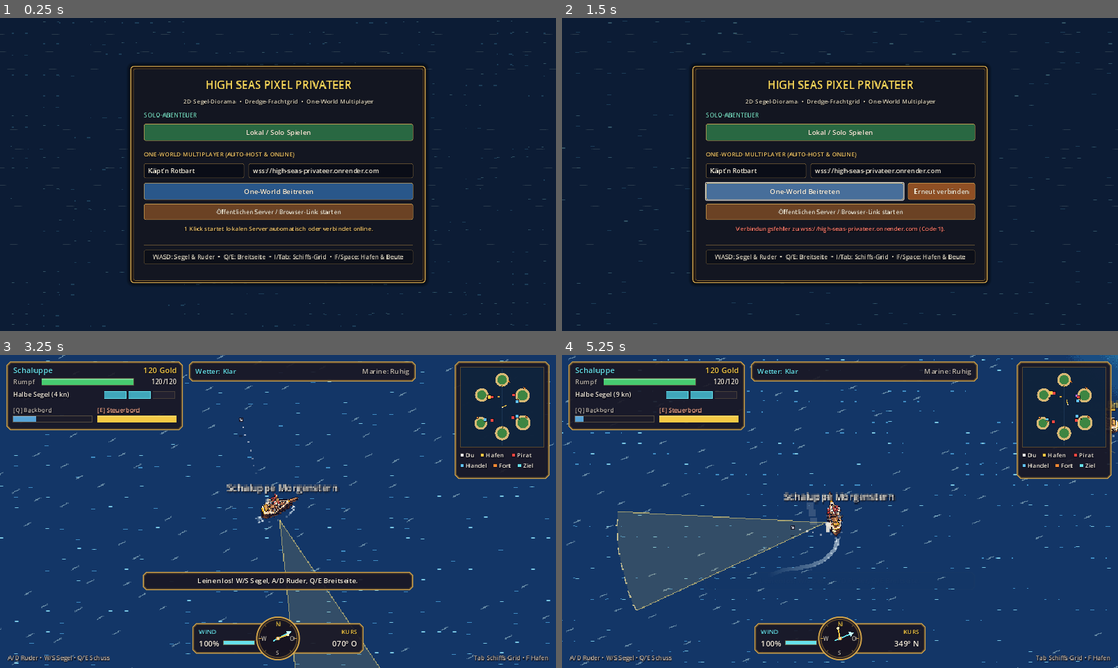
Above: before the commit, frames 1-4 (two rows, left to right).
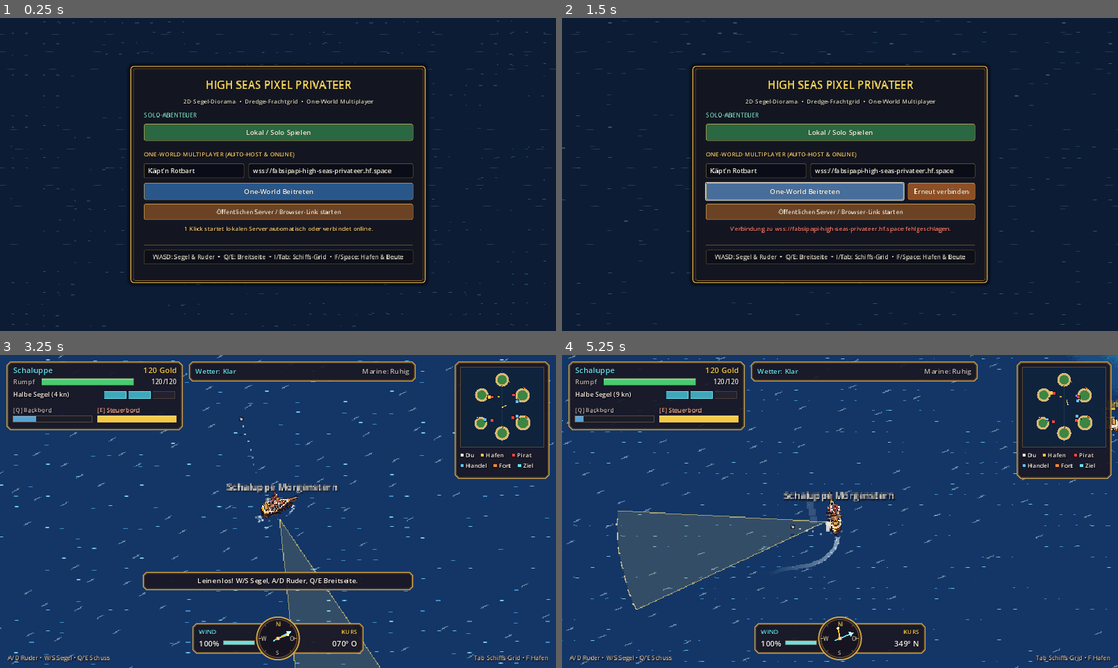
Above: after the commit, the same moments.

Repository: gandidast/high-seas-privateer
Game: Godot game, scene res://main.tscn
Same seed, same stepped clock (60 frames per second), same inputs: the game is played once before the commit and once after it.
Inputs (mouse positions are in pixels of both pictures, inside the frame that each line leads up to):
- Up to frame 1 (0.25 s): no input
- Up to frame 2 (1.5 s): click "One-World Beitreten" at 0.5 s; click "One-World Beitreten" at 1.25 s
- Up to frame 3 (3.25 s): click "Lokal / Solo Spielen" at 2 s; tap Enter at 2.75 s; move the mouse to (250, 574) at 2.77 s; hold W (sail_up) from 2.78 s (still down); hold Q (fire_port) from 2.78 s (still down); click (250, 574) at 2.92 s
- Up to frame 4 (5.25 s): release W (sail_up) at 3.5 s; release Q (fire_port) at 3.5 s; drag from (1006, 558) to (812, 574) at 3.52 s; move the mouse to (673, 464) at 4.27 s; hold A (steer_left) 4.28-5 s; hold F (interact) 4.28-5 s; drag from (867, 511) to (673, 464) at 5.02 s

The runs differ from the first frame. In frame 1, 0.2% of the frame differs, in the area x 49-71%, y 48-50%; in frame 2, 0.6%; in frame 3, 2.1%; in frame 4, 2.7%, in the area x 0-100%, y 0-100%.

Commit message:
Deploy server on Hugging Face Docker Space and add 60Hz client prediction & smooth ship interpolation

Diff:
--- a/main.gd
+++ b/main.gd
@@ -34,6 +34,8 @@
 var player_ship_id: int = 1
 var _respawn_timer: float = -1.0
 var _client_desired_sail_state: int = Contracts.SailState.ANCHORED
+var _has_initial_player_snapshot: bool = false
+var _remote_extrap_age: Dictionary = {} # ship_id (int) -> float
 var _server_respawn_timers: Dictionary = {} # peer_id (int) -> float
 
 # Visuals & UI (only instantiated in non-server mode)
@@ -578,6 +580,8 @@
 func _on_network_client_joined(assigned_ship_id: int, server_seed: int) -> void:
 	_clear_game_world()
 	_client_desired_sail_state = Contracts.SailState.ANCHORED
+	_has_initial_player_snapshot = false
+	_remote_extrap_age.clear()
 	if _reconnect_btn != null:
 		_reconnect_btn.visible = false
 	if _start_screen != null:
@@ -789,8 +793,15 @@
 		if hud_overlay != null:
 			hud_overlay.set_ships_dict(merged_ships)
 	else:
-		# Multiplayer client sends desired sail & steer input; server snapshots drive transforms
+		# Multiplayer client: 60Hz local ship prediction + remote dead-reckoning for butter-smooth movement
 		network_manager.step_network(delta, steer_input, _client_desired_sail_state)
+		if world_map != null:
+			world_map.call("step_wind", delta)
+		if player_ship != null and not bool(player_ship.get("is_sunk")):
+			if int(player_ship.get("sail_state")) != _client_desired_sail_state:
+				player_ship.call("set_sail_state", _client_desired_sail_state)
+			player_ship.call("step_physics", delta, steer_input, world_map)
+		_step_client_remote_extrapolation(delta)
 		if combat_system != null:
 			combat_system.step_reloads(delta)
 		if hud_overlay != null:
@@ -938,6 +949,7 @@
 	bus.ship_stats_compiled.connect(_on_ship_stats_compiled)
 	bus.ship_grid_updated.connect(_on_ship_grid_updated)
 	bus.ship_class_upgraded.connect(_on_ship_class_upgraded)
+	bus.ship_repaired.connect(_on_ship_repaired)
 	bus.broadside_fired.connect(_on_broadside_fired)
 	bus.ship_damaged.connect(_on_ship_damaged)
 	bus.ship_sunk.connect(_on_ship_sunk)
@@ -993,8 +1005,10 @@
 		if sid < 0:
 			continue
 		seen_ids[sid] = true
+		_remote_extrap_age[sid] = 0.0
 
 		var ship: Node = all_ships.get(sid, null)
+		var is_new_ship: bool = (ship == null)
 		if ship == null:
 			var fac: int = int(sd.get("faction", Contracts.ShipFaction.PIRATE))
 			var sname: String = str(sd.get("ship_name", sd.get("name", "Schiff #%d" % sid)))
@@ -1004,19 +1018,69 @@
 			all_ships[sid] = ship
 			_ensure_ship_renderer(sid, fac, sname, pos, hdg)
 
-		ship.call("apply_sync_dict", sd)
-		if sd.has("hull_tier") and ship_renderers.has(sid):
-			var rend: Node2D = ship_renderers[sid]
-			if rend != null and is_instance_valid(rend) and rend.has_method("set_hull_tier"):
-				rend.call("set_hull_tier", int(sd["hull_tier"]))
+		var pre_pos: Vector2 = ship.get("world_pos")
+		var pre_hdg: float = float(ship.get("heading"))
+		var rend: Node2D = ship_renderers.get(sid, null)
+
 		if sid == player_ship_id:
+			var was_sunk: bool = bool(ship.get("is_sunk"))
+			var srv_is_sunk: bool = bool(sd.get("is_sunk", false))
+			var srv_pos := Vector2(float(sd.get("x", pre_pos.x)), float(sd.get("y", pre_pos.y)))
+			var srv_hdg: float = float(sd.get("heading", pre_hdg))
+			var srv_vel := Vector2(float(sd.get("vx", 0.0)), float(sd.get("vy", 0.0)))
+			var srv_speed: float = float(sd.get("speed", srv_vel.length()))
+
+			if not _has_initial_player_snapshot or is_new_ship or srv_is_sunk or was_sunk or pre_pos.distance_to(srv_pos) > 85.0:
+				ship.call("apply_sync_dict", sd)
+				if rend != null and is_instance_valid(rend) and rend.has_method("clear_visual_offset"):
+					rend.call("clear_visual_offset")
+				if not _has_initial_player_snapshot and pixel_camera != null:
+					pixel_camera.call("snap_to_pos", srv_pos)
+				_has_initial_player_snapshot = true
+				if srv_is_sunk:
+					_client_desired_sail_state = Contracts.SailState.ANCHORED
+			else:
+				_apply_authoritative_non_kinematic(ship, sd)
+				var err_vec: Vector2 = srv_pos - pre_pos
+				var err_len: float = err_vec.length()
+				var both_idle: bool = (_client_desired_sail_state == Contracts.SailState.ANCHORED and srv_speed < 4.0 and float(ship.get("speed")) < 4.0)
+				if both_idle:
+					if err_len > 1.0:
+						var next_p: Vector2 = pre_pos.lerp(srv_pos, 0.25)
+						ship.set("world_pos", next_p)
+						ship.set("velocity", (ship.get("velocity") as Vector2).lerp(srv_vel, 0.25))
+						if rend != null and is_instance_valid(rend) and rend.has_method("add_visual_offset"):
+							rend.call("add_visual_offset", pre_pos - next_p, 0.0)
+				elif err_len > 18.0:
+					var corr: Vector2 = err_vec.normalized() * ((err_len - 18.0) * 0.35)
+					ship.set("world_pos", pre_pos + corr)
+					if rend != null and is_instance_valid(rend) and rend.has_method("add_visual_offset"):
+						rend.call("add_visual_offset", -corr, 0.0)
+
+				var hdg_diff: float = wrapf(srv_hdg - pre_hdg, -PI, PI)
+				if absf(hdg_diff) > 0.16:
+					var hdg_corr: float = hdg_diff * 0.25
+					ship.set("heading", wrapf(pre_hdg + hdg_corr, -PI, PI))
+					if rend != null and is_instance_valid(rend) and rend.has_method("add_visual_offset"):
+						rend.call("add_visual_offset", Vector2.ZERO, -hdg_corr)
+
 			player_ship = ship
-			if bool(ship.get("is_sunk")):
-				_client_desired_sail_state = Contracts.SailState.ANCHORED
 			if harbor_ui != null:
 				harbor_ui.player_ship = ship
 			if hud_overlay != null:
 				hud_overlay.player_ship = ship
+		else:
+			ship.call("apply_sync_dict", sd)
+			var next_remote_pos: Vector2 = ship.get("world_pos")
+			var next_remote_hdg: float = float(ship.get("heading"))
+			if not is_new_ship and pre_pos.distance_to(next_remote_pos) < 95.0:
+				if rend != null and is_instance_valid(rend) and rend.has_method("add_visual_offset"):
+					rend.call("add_visual_offset", pre_pos - next_remote_pos, wrapf(pre_hdg - next_remote_hdg, -PI, PI))
+			elif rend != null and is_instance_valid(rend) and rend.has_method("clear_visual_offset"):
+				rend.call("clear_visual_offset")
+
+		if sd.has("hull_tier") and rend != null and is_instance_valid(rend) and rend.has_method("set_hull_tier"):
+			rend.call("set_hull_tier", int(sd["hull_tier"]))
 
 		if bus != null:
 			bus.ship_state_updated.emit(
@@ -1036,11 +1100,61 @@
 		if not seen_ids.has(eid) and eid != player_ship_id:
 			to_remove.append(eid)
 	for eid in to_remove:
+		_remote_extrap_age.erase(eid)
 		var old_ship: Node = all_ships.get(eid, null)
 		all_ships.erase(eid)
 		if is_instance_valid(old_ship):
 			old_ship.queue_free()
 		_on_ship_despawned(eid)
+
+
+func _step_client_remote_extrapolation(delta: float) -> void:
+	var bus := _bus()
+	for sid_var in all_ships.keys():
+		var sid: int = int(sid_var)
+		if sid == player_ship_id:
+			continue
+		var r_ship: Node = all_ships[sid_var]
+		if r_ship == null or not is_instance_valid(r_ship) or bool(r_ship.get("is_sunk")):
+			continue
+		var age: float = float(_remote_extrap_age.get(sid, 0.0)) + delta
+		_remote_extrap_age[sid] = age
+		if age > 0.25:
+			continue
+		var decay_w: float = 1.0 if age < 0.12 else clampf(1.0 - (age - 0.12) / 0.13, 0.0, 1.0)
+		var r_pos: Vector2 = r_ship.get("world_pos")
+		var r_vel: Vector2 = r_ship.get("velocity")
+		var r_hdg: float = float(r_ship.get("heading"))
+		var r_ang_vel: float = float(r_ship.get("angular_velocity"))
+		r_pos += r_vel * (delta * decay_w)
+		r_hdg = wrapf(r_hdg + r_ang_vel * (delta * decay_w), -PI, PI)
+		r_ship.set("world_pos", r_pos)
+		r_ship.set("heading", r_hdg)
+		if bus != null:
+			bus.ship_state_updated.emit(
+				sid,
+				r_pos,
+				r_hdg,
+				float(r_ship.get("speed")),
+				int(r_ship.get("sail_state")),
+				float(r_ship.get("hp")),
+				float(r_ship.get("max_hp"))
+			)
+
+
+func _apply_authoritative_non_kinematic(ship: Node, sd: Dictionary) -> void:
+	ship.set("faction", int(sd.get("faction", ship.get("faction"))))
+	ship.set("ship_name", str(sd.get("ship_name", ship.get("ship_name"))))
+	var new_tier: int = int(sd.get("hull_tier", ship.get("hull_tier")))
+	if new_tier != int(ship.get("hull_tier")):
+		ship.set("hull_tier", new_tier)
+		if ship.has_method("_sync_hull_radius_for_tier"):
+			ship.call("_sync_hull_radius_for_tier")
+	ship.set("hp", float(sd.get("hp", ship.get("hp"))))
+	ship.set("max_hp", float(sd.get("max_hp", ship.get("max_hp"))))
+	ship.set("is_sunk", bool(sd.get("is_sunk", ship.get("is_sunk"))))
+	ship.set("chain_slow_timer", float(sd.get("chain_slow_timer", ship.get("chain_slow_timer"))))
+	ship.set("burn_timer", float(sd.get("burn_timer", ship.get("burn_timer"))))
 
 
 func _on_ship_spawned(sid: int, ship_data: Dictionary) -> void:
@@ -1098,6 +1212,11 @@
 		r.call("set_hull_tier", new_hull_tier)
 	if sid == player_ship_id and network_manager != null and network_manager.current_mode == NetworkManager.Mode.CLIENT:
 		network_manager.send_ship_class_upgrade(new_hull_tier)
+
+
+func _on_ship_repaired(sid: int, new_hp: float, _max_hp: float, _cost: int) -> void:
+	if sid == player_ship_id and network_manager != null and network_manager.current_mode == NetworkManager.Mode.CLIENT:
+		network_manager.send_ship_repair(new_hp)
 
 
 func _on_broadside_fired(
--- a/net/network_manager.gd
+++ b/net/network_manager.gd
@@ -48,6 +48,8 @@
 var _peer: WebSocketMultiplayerPeer = null
 var _sync_accum: float = 0.0
 var _input_accum: float = 0.0
+var _last_sent_steer: float = 0.0
+var _last_sent_sail: int = Contracts.SailState.ANCHORED
 var _peer_names: Dictionary = {} # peer_id (int) -> String
 var _signals_bound: bool = false
 
@@ -294,6 +296,8 @@
 	else:
 		if used_placeholder_fallback:
 			connection_status_changed.emit("Platzhalter erkannt – verbinde mit %s ..." % _pending_url)
+		elif _pending_url.contains("hf.space"):
+			connection_status_changed.emit("Verbinde mit Hugging Face One-World (%s)..." % _pending_url)
 		elif _pending_url.contains("onrender.com"):
 			connection_status_changed.emit("Verbinde mit One-World (%s – Render Free Tier wacht ggf. ~25s auf)..." % _pending_url)
 		else:
@@ -405,8 +409,13 @@
 	elif current_mode == Mode.CLIENT:
 		if multiplayer.multiplayer_peer != null and multiplayer.multiplayer_peer.get_connection_status() == MultiplayerPeer.CONNECTION_CONNECTED:
 			_input_accum += delta
-			if _input_accum >= INPUT_INTERVAL:
+			var steer_changed: bool = absf(local_steer - _last_sent_steer) > 0.05
+			var sail_changed: bool = local_sail_state != _last_sent_sail
+			var interval: float = 0.12 if (absf(local_steer) < 0.05 and local_sail_state == _last_sent_sail) else INPUT_INTERVAL
+			if steer_changed or sail_changed or _input_accum >= interval:
 				_input_accum = 0.0
+				_last_sent_steer = local_steer
+				_last_sent_sail = local_sail_state
 				rpc_id(1, "rpc_send_input", local_steer, local_sail_state)
 
 
@@ -414,6 +423,8 @@
 	if current_mode == Mode.CLIENT and multiplayer.multiplayer_peer != null:
 		if multiplayer.multiplayer_peer.get_connection_status() == MultiplayerPeer.CONNECTION_CONNECTED:
 			_input_accum = 0.0
+			_last_sent_steer = local_steer
+			_last_sent_sail = local_sail_state
 			rpc_id(1, "rpc_send_input", local_steer, local_sail_state)
 
 
@@ -433,6 +444,12 @@
 	if current_mode == Mode.CLIENT and multiplayer.multiplayer_peer != null:
 		if multiplayer.multiplayer_peer.get_connection_status() == MultiplayerPeer.CONNECTION_CONNECTED:
 			rpc_id(1, "rpc_upgrade_ship_class", new_hull_tier)
+
+
+func send_ship_repair(new_hp: float) -> void:
+	if current_mode == Mode.CLIENT and multiplayer.multiplayer_peer != null:
+		if multiplayer.multiplayer_peer.get_connection_status() == MultiplayerPeer.CONNECTION_CONNECTED:
+			rpc_id(1, "rpc_repair_ship", new_hp)
 
 
 # ==============================================================================
@@ -682,6 +699,17 @@
 		ship.call("upgrade_ship_class", clampi(new_hull_tier, 0, 2))
 
 
+@rpc("any_peer", "reliable")
+func rpc_repair_ship(new_hp: float) -> void:
+	if current_mode != Mode.SERVER:
+		return
+	var sender_id: int = multiplayer.get_remote_sender_id()
+	var ship: Node = all_ships_ref.get(sender_id, null)
+	if ship != null and not bool(ship.get("is_sunk")):
+		var mhp: float = float(ship.get("max_hp"))
+		ship.set("hp", clampf(new_hp, 1.0, mhp))
+
+
 @rpc("authority", "unreliable_ordered")
 func rpc_world_snapshot(snapshot: Dictionary) -> void:
 	if current_mode != Mode.CLIENT:
--- a/net/server_config.gd
+++ b/net/server_config.gd
@@ -1,12 +1,16 @@
 class_name ServerConfig
 extends RefCounted
 ## Central server & player profile configuration for High Seas Pixel Privateer.
-## Supports 24/7 Oracle Cloud (sslip.io wss://), local localhost:8080 fallback,
+## Supports Hugging Face Spaces (wss://*.hf.space), Oracle Cloud, local localhost fallback,
 ## HTML5 URL query parameters (?server=wss://...), and persistent captain profile.
 
-const DEFAULT_SERVER_URL := "wss://high-seas-privateer.onrender.com"
+const DEFAULT_SERVER_URL := "wss://fabsipapi-high-seas-privateer.hf.space"
 const LOCAL_SERVER_URL := "ws://localhost:8080"
 const PROFILE_PATH := "user://player_profile.cfg"
+const DEPRECATED_DEFAULT_URLS := [
+	"wss://high-seas-privateer.onrender.com",
+	"wss://DEINE-ORACLE-IP.sslip.io"
+]
 
 
 static func get_initial_server_url() -> String:
@@ -56,7 +60,10 @@
 static func load_saved_server_url() -> String:
 	var cfg := ConfigFile.new()
 	if cfg.load(PROFILE_PATH) == OK:
-		return str(cfg.get_value("profile", "last_server_url", "")).strip_edges()
+		var saved: String = str(cfg.get_value("profile", "last_server_url", "")).strip_edges()
+		if saved in DEPRECATED_DEFAULT_URLS:
+			return ""
+		return saved
 	return ""
 
 
--- a/visual/pixel_camera.gd
+++ b/visual/pixel_camera.gd
@@ -25,11 +25,19 @@
 	_smooth_pos = global_position
 
 
+func _get_target_world_pos() -> Vector2:
+	if is_instance_valid(_follow_target):
+		if _follow_target.has_method("get_smooth_world_pos"):
+			return _follow_target.call("get_smooth_world_pos")
+		return _follow_target.global_position
+	return Vector2.ZERO
+
+
 func set_follow_target(target: Node2D) -> void:
 	_follow_target = target
 	_has_prev_target_pos = false
 	if is_instance_valid(_follow_target):
-		_prev_target_pos = _follow_target.global_position
+		_prev_target_pos = _get_target_world_pos()
 		_has_prev_target_pos = true
 
 
@@ -37,7 +45,7 @@
 	_smooth_pos = world_pos
 	_lookahead_offset = Vector2.ZERO
 	if is_instance_valid(_follow_target):
-		_prev_target_pos = _follow_target.global_position
+		_prev_target_pos = _get_target_world_pos()
 		_has_prev_target_pos = true
 	global_position = _smooth_pos.round()
 
@@ -65,7 +73,7 @@
 
 func _process(delta: float) -> void:
 	if is_instance_valid(_follow_target):
-		var target_pos: Vector2 = _follow_target.global_position
+		var target_pos: Vector2 = _get_target_world_pos()
 		var est_vel := Vector2.ZERO
 		if _has_prev_target_pos and delta > 0.0001:
 			var raw_vel: Vector2 = (target_pos - _prev_target_pos) / delta
--- a/visual/ship_stack_renderer.gd
+++ b/visual/ship_stack_renderer.gd
@@ -17,6 +17,8 @@
 var _world_pos: Vector2 = Vector2.ZERO
 var _heading: float = 0.0
 var _prev_heading: float = 0.0
+var _visual_pos_offset: Vector2 = Vector2.ZERO
+var _visual_hdg_offset: float = 0.0
 var _speed: float = 0.0
 var _sail_state: int = Contracts.SailState.ANCHORED
 var _hp: float = 100.0
@@ -146,7 +148,7 @@
 func update_transform_state(world_pos: Vector2, heading: float, speed: float, sail_state: int, hp: float = 100.0, max_hp: float = 100.0) -> void:
 	_ensure_nodes()
 	_world_pos = world_pos
-	position = world_pos.round()
+	position = (_world_pos + _visual_pos_offset).round()
 	_prev_heading = _heading
 	_heading = heading
 	_speed = speed
@@ -154,6 +156,24 @@
 	_hp = hp
 	_max_hp = maxf(1.0, max_hp)
 	_update_nameplate()
+
+
+func add_visual_offset(pos_delta: Vector2, hdg_delta: float) -> void:
+	_visual_pos_offset = (_visual_pos_offset + pos_delta).limit_length(96.0)
+	_visual_hdg_offset = clampf(wrapf(_visual_hdg_offset + hdg_delta, -PI, PI), -1.2, 1.2)
+
+
+func clear_visual_offset() -> void:
+	_visual_pos_offset = Vector2.ZERO
+	_visual_hdg_offset = 0.0
+
+
+func get_smooth_world_pos() -> Vector2:
+	return _world_pos + _visual_pos_offset
+
+
+func _render_heading() -> float:
+	return wrapf(_heading + _visual_hdg_offset, -PI, PI)
 
 
 func update_equipped_modules(equipped_items: Array) -> void:
@@ -278,8 +298,20 @@
 	if _hit_flash_timer > 0.0:
 		_hit_flash_timer = maxf(0.0, _hit_flash_timer - delta)
 
-	var turn_delta: float = wrapf(_heading - _prev_heading, -PI, PI)
-	_prev_heading = _heading
+	if _visual_pos_offset.length_squared() > 0.0025 or absf(_visual_hdg_offset) > 0.002:
+		var decay: float = exp(-14.0 * delta)
+		_visual_pos_offset *= decay
+		_visual_hdg_offset *= decay
+		if _visual_pos_offset.length_squared() <= 0.0025:
+			_visual_pos_offset = Vector2.ZERO
+		if absf(_visual_hdg_offset) <= 0.002:
+			_visual_hdg_offset = 0.0
+
+	position = (_world_pos + _visual_pos_offset).round()
+
+	var r_hdg: float = _render_heading()
+	var turn_delta: float = wrapf(r_hdg - _prev_heading, -PI, PI)
+	_prev_heading = r_hdg
 	var target_roll: float = clampf(turn_delta * 18.0, -1.8, 1.8) + sin(_time_accum * 2.1 + _bob_phase) * 0.65
 	_roll_amount = lerpf(_roll_amount, target_roll, minf(1.0, delta * 8.0))
 
@@ -291,7 +323,8 @@
 
 
 func _apply_stack_transforms(bob_y: float) -> void:
-	var perp := Vector2(-sin(_heading), cos(_heading))
+	var r_hdg: float = _render_heading()
+	var perp := Vector2(-sin(r_hdg), cos(r_hdg))
 	var sail_scale_x: float = 1.0
 	if _sail_state == Contracts.SailState.ANCHORED:
 		sail_scale_x = 0.48
@@ -306,7 +339,7 @@
 		var spr: Sprite2D = _layer_sprites[i]
 		var height_frac: float = float(i) / float(maxi(1, _layer_sprites.size() - 1))
 		var roll_shift: Vector2 = perp * (_roll_amount * height_frac * 0.85)
-		spr.rotation = _heading
+		spr.rotation = r_hdg
 		spr.position = Vector2(roll_shift.x, float(i) * LAYER_Y_STEP + bob_y + roll_shift.y).round()
 		spr.modulate = flash_tint
 		if i >= _sail_layer_range.x and i <= _sail_layer_range.y:
@@ -322,12 +355,12 @@
 		var stack_layer: float = float(entry["stack_layer"])
 		var height_frac: float = stack_layer / float(maxi(1, LAYER_COUNT - 1))
 		var roll_shift: Vector2 = perp * (_roll_amount * height_frac * 0.85)
-		var world_off: Vector2 = local_off.rotated(_heading)
+		var world_off: Vector2 = local_off.rotated(r_hdg)
 		mspr.position = Vector2(
 			world_off.x + roll_shift.x,
 			world_off.y + stack_layer * LAYER_Y_STEP + bob_y + roll_shift.y
 		).round()
-		mspr.rotation = _heading + float(entry["local_rot"])
+		mspr.rotation = r_hdg + float(entry["local_rot"])
 		mspr.modulate = flash_tint
 
 
@@ -337,8 +370,10 @@
 
 func _update_wake_and_foam(delta: float) -> void:
 	var scale_f: float = _hull_size_factor()
-	var forward := Vector2(cos(_heading), sin(_heading))
-	var stern_world: Vector2 = _world_pos - forward * (21.0 * scale_f)
+	var r_hdg: float = _render_heading()
+	var r_pos: Vector2 = get_smooth_world_pos()
+	var forward := Vector2(cos(r_hdg), sin(r_hdg))
+	var stern_world: Vector2 = r_pos - forward * (21.0 * scale_f)
 
 	_wake_sample_timer += delta
 	if _wake_sample_timer >= 0.06:
@@ -360,7 +395,7 @@
 	if _speed > 8.0 and _foam_spawn_timer >= 0.055:
 		_foam_spawn_timer = 0.0
 		var perp := Vector2(-forward.y, forward.x)
-		var bow_world: Vector2 = _world_pos + forward * (22.0 * scale_f)
+		var bow_world: Vector2 = r_pos + forward * (22.0 * scale_f)
 		for side in [-1.0, 1.0]:
 			_foam_dots.append({
 				"world_pos": bow_world + perp * (side * 2.5 * scale_f),
@@ -399,7 +434,8 @@
 
 func _draw() -> void:
 	var scale_f: float = _hull_size_factor()
-	var forward := Vector2(cos(_heading), sin(_heading))
+	var r_hdg: float = _render_heading()
+	var forward := Vector2(cos(r_hdg), sin(r_hdg))
 	var perp := Vector2(-forward.y, forward.x)
 
 	# 1. Animated Layer 0 waterline pixel foam ring
@@ -433,7 +469,7 @@
 	# 4. Muzzle flashes & smoke puffs on deck layer
 	for mf in _muzzle_flashes:
 		var t: float = float(mf["age"]) / float(mf["duration"])
-		var local_p: Vector2 = (mf["local_pos"] as Vector2).rotated(_heading) + Vector2(0.0, -7.0)
+		var local_p: Vector2 = (mf["local_pos"] as Vector2).rotated(r_hdg) + Vector2(0.0, -7.0)
 		var out_dir: Vector2 = perp * float(mf["side_sign"])
 		if t < 0.45:
 			var flash_pos: Vector2 = (local_p + out_dir * (t * 10.0)).round()
Not shown, added: deploy/docker-entrypoint.sh
